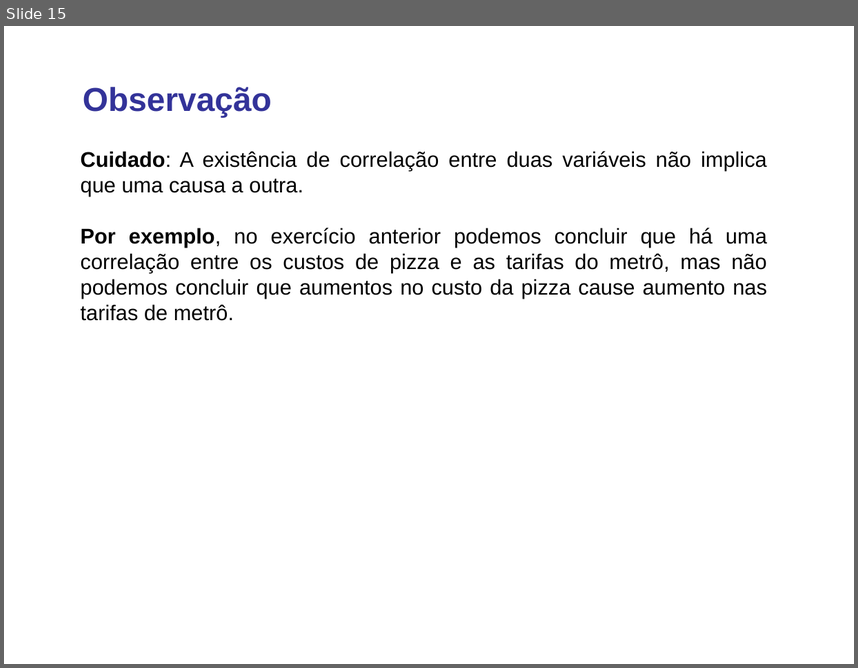
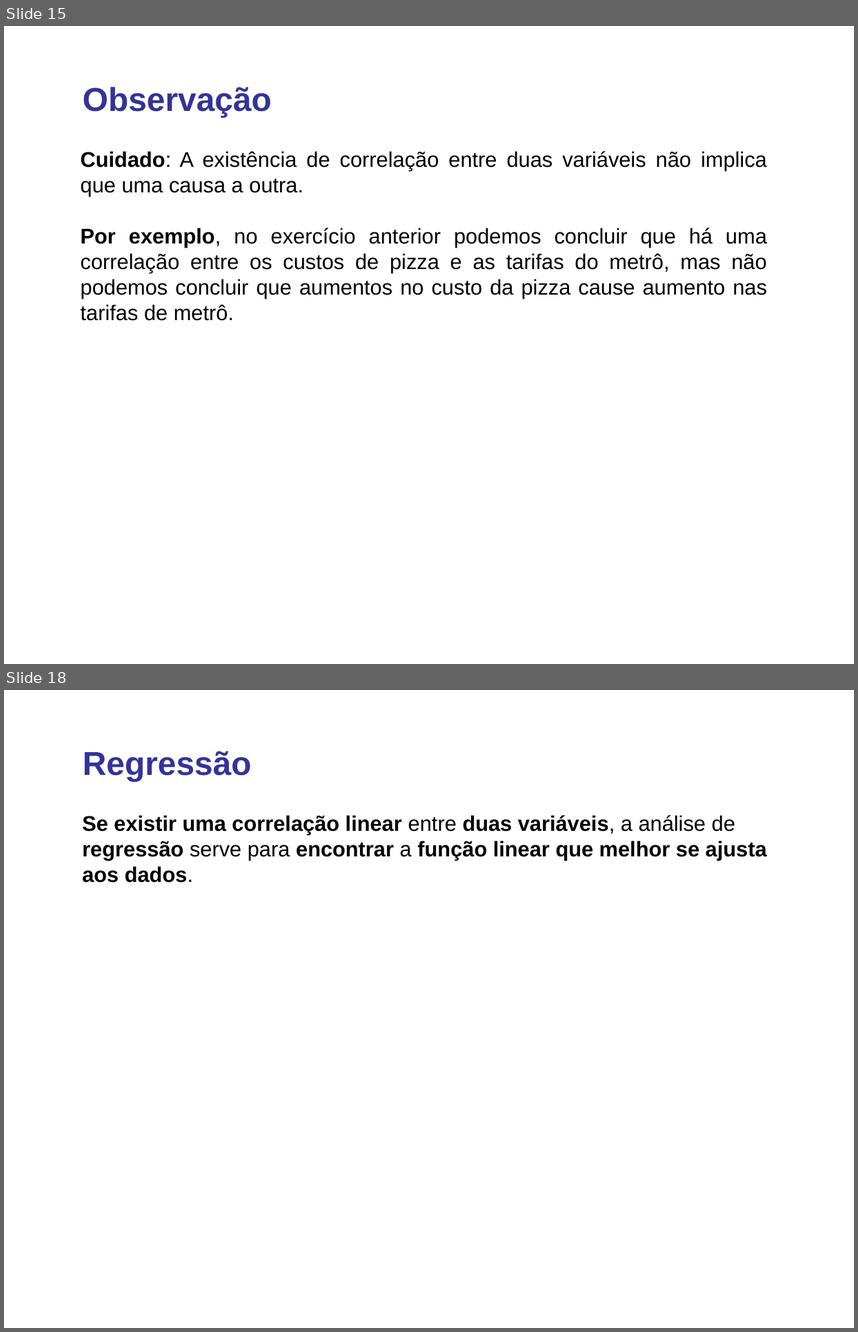
Before and after one commit to lansaviniec/estatistica, a slide deck: 10 correlacao_regressao.ppt. Shown one above the other, each under a label of ours: slide 15 before the commit, slides 15 and 18 after it; the slides between them are not shown. The pictures are 858x668 and 858x1332 pixels, drawn with LibreOffice and Linux fonts; fonts in the diff are those of the drawing. Boxes give left, top, right and bottom in pixels: in the first picture for what was removed or moved away, otherwise in the second. Text is boxed around its words. In the diff, an @@ line names an element or a change of style, - is before the commit and + after.

```diff
--- a/10 correlacao_regressao.ppt
+++ b/10 correlacao_regressao.ppt
@@ slide 18 added at <box>4,690,854,1328</box>, background #FFFFFF @@
@@ text added at <box>83,751,252,781</box>, 28 pt, text #333399, bold @@
+Regressão
@@ text added at <box>82,815,767,883</box>, 18 pt, text #000000, bold @@
+Se existir uma correlação linear entre duas variáveis, a análise de regressão serve para encontrar a função linear que melhor se ajusta aos dados.
```
Also in this commit, not shown: 3 slides changed, 11 other slides added, 1 other file.
